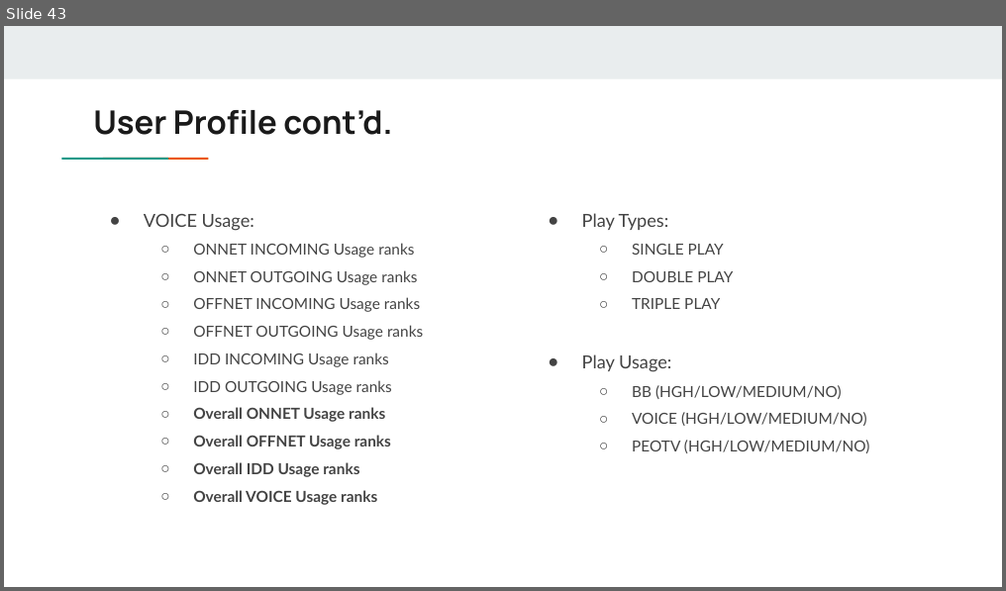
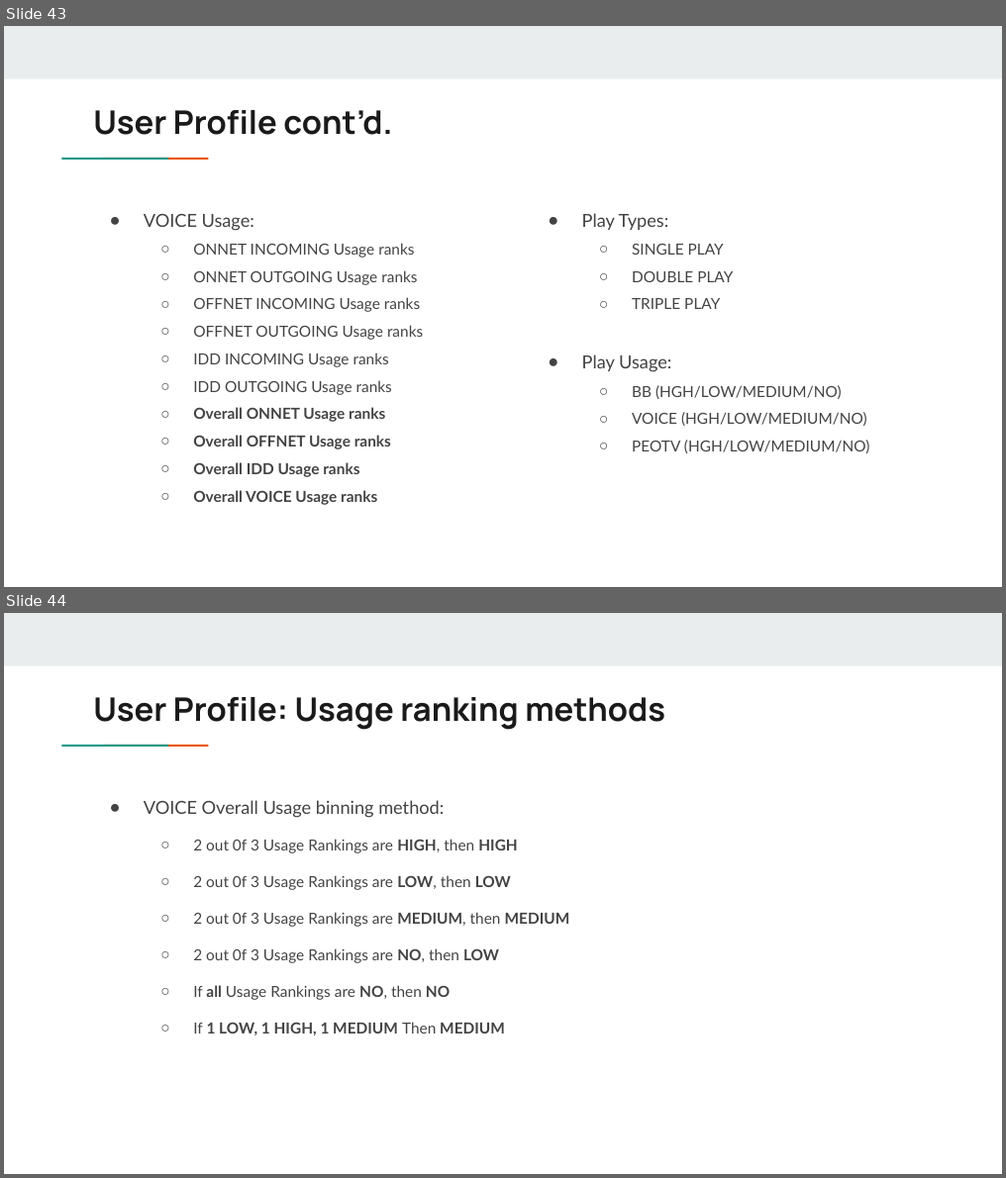
Before and after one commit to cmadusankahw/leve-4-research-hybrid-recommender-for-fixed-line-telco, a slide deck: documents/presentations/SLT project - Data Engineering Flow.pptx. Shown one above the other, each under a label of ours: slide 43 before the commit, slides 43 and 44 after it. The pictures are 1006x591 and 1006x1178 pixels, drawn with LibreOffice and Linux fonts; fonts in the diff are those of the drawing. Boxes give left, top, right and bottom in pixels: in the first picture for what was removed or moved away, otherwise in the second. Text is boxed around its words. In the diff, an @@ line names an element or a change of style, - is before the commit and + after.

```diff
--- a/documents/presentations/SLT project - Data Engineering Flow.pptx
+++ b/documents/presentations/SLT project - Data Engineering Flow.pptx
@@ slide 44 added at (4,613,1002,1174), background #FFFFFF; not listed: 3 template elements that a slide beside it also shows @@
@@ title added at (93,697,665,730), 23.4 pt, text #1A1A1A, bold @@
+User Profile: Usage ranking methods
@@ text added at (144,800,570,1036), 11 pt, text #434343 @@
+● VOICE Overall Usage binning method:
+  ○ 2 out 0f 3 Usage Rankings are HIGH, then HIGH
+  ○ 2 out 0f 3 Usage Rankings are LOW, then LOW
+  ○ 2 out 0f 3 Usage Rankings are MEDIUM, then MEDIUM
+  ○ 2 out 0f 3 Usage Rankings are NO, then LOW
+  ○ If all Usage Rankings are NO, then NO
+  ○ If 1 LOW, 1 HIGH, 1 MEDIUM Then MEDIUM
```
Also in this commit, not shown: 6 slides changed, 4 other slides added, 1 slide removed, 11 other files.
